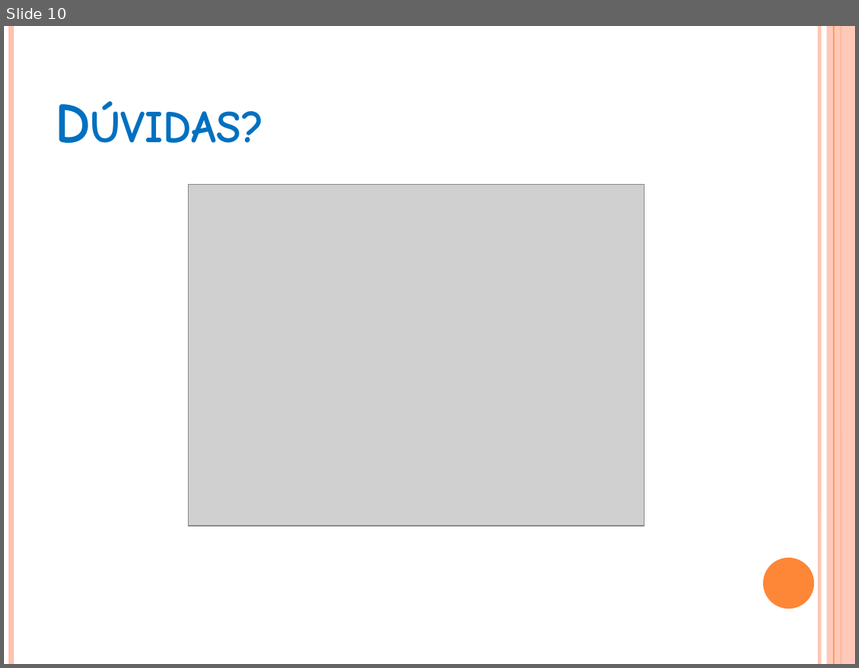
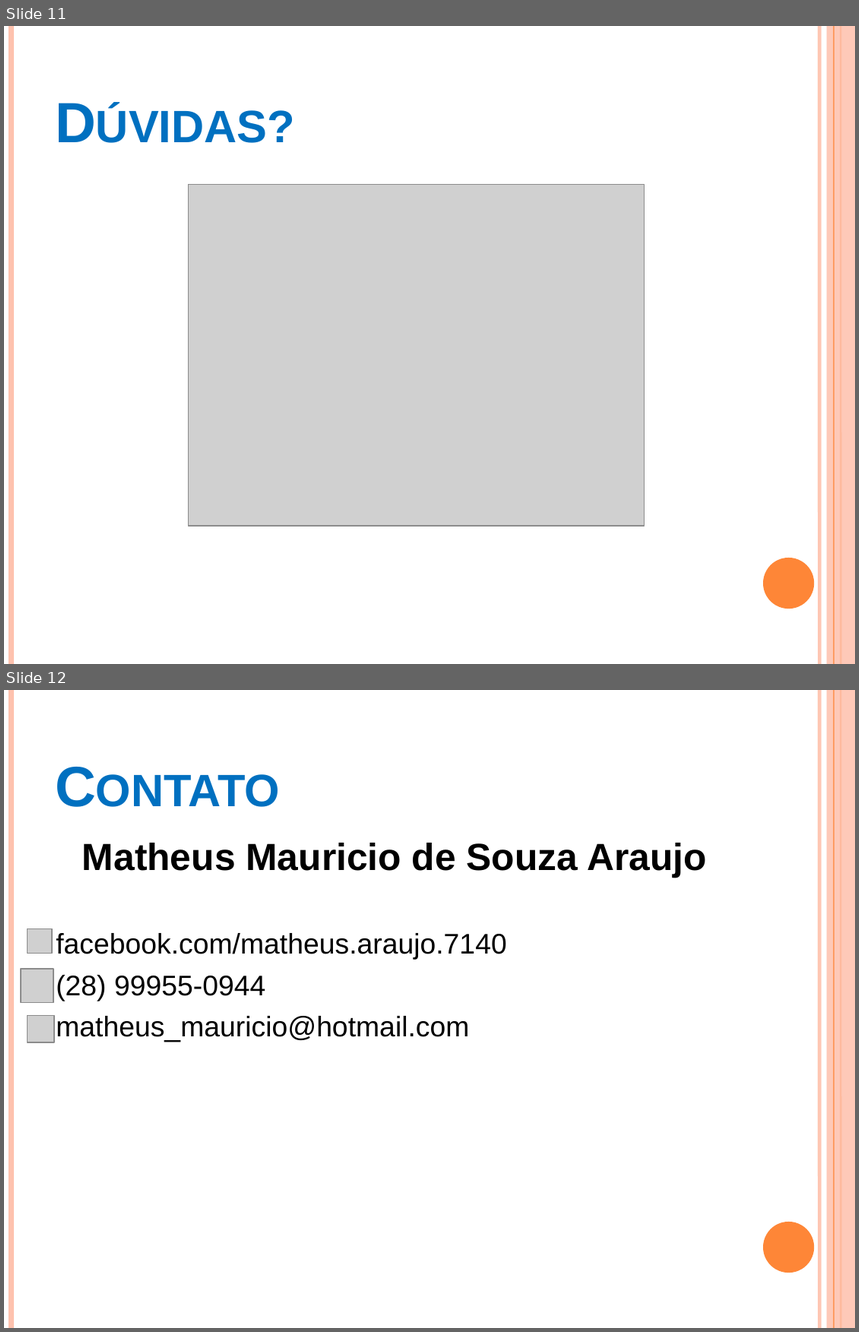
Before and after one commit to matheusmauricio/TCC, a slide deck: Outros/slide.pptx. Shown one above the other, each under a label of ours: slide 10 before the commit, slides 11 and 12 after it. The pictures are 859x668 and 859x1332 pixels, drawn with LibreOffice and Linux fonts; fonts in the diff are those of the drawing; grey boxes stand for pictures. Boxes give left, top, right and bottom in pixels: in the first picture for what was removed or moved away, otherwise in the second. Text is boxed around its words. In the diff, an @@ line names an element or a change of style, - is before the commit and + after.

```diff
--- a/Outros/slide.pptx
+++ b/Outros/slide.pptx
@@ slide 12 added at (4, 690, 855, 1328), background #FFFFFF; not listed: 6 template elements that a slide beside it also shows @@
@@ title added at (47, 716, 742, 822), 48 pt, text #0070C0, bold, small capitals @@
+Contato
@@ text added at (56, 843, 707, 1042), 24 pt, text #000000 @@
+Matheus Mauricio de Souza Araujo
+facebook.com/matheus.araujo.7140
+(28) 99955-0944
+matheus_mauricio@hotmail.com
@@ picture added at (28, 929, 53, 954) @@
@@ picture added at (21, 969, 53, 1002) @@
@@ picture added at (28, 1016, 54, 1043) @@
@@ what was slide 10 is now slide 11 @@
@@ slide 11 changed as well @@
@@ title "Dúvidas?" at (47, 52, 742, 158): font Comic Neue to Arial @@
```
Also in this commit, not shown: 9 other slides changed, 1 other slide added, 6 other files.
